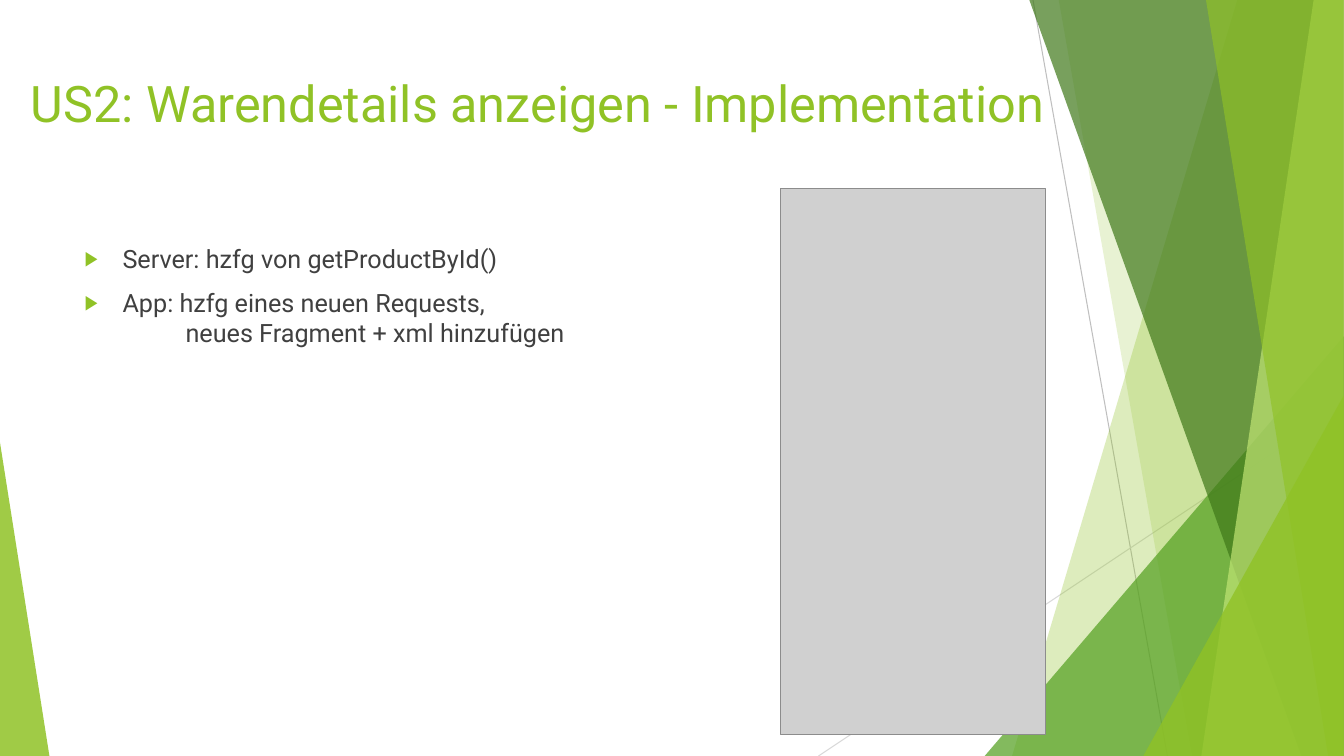
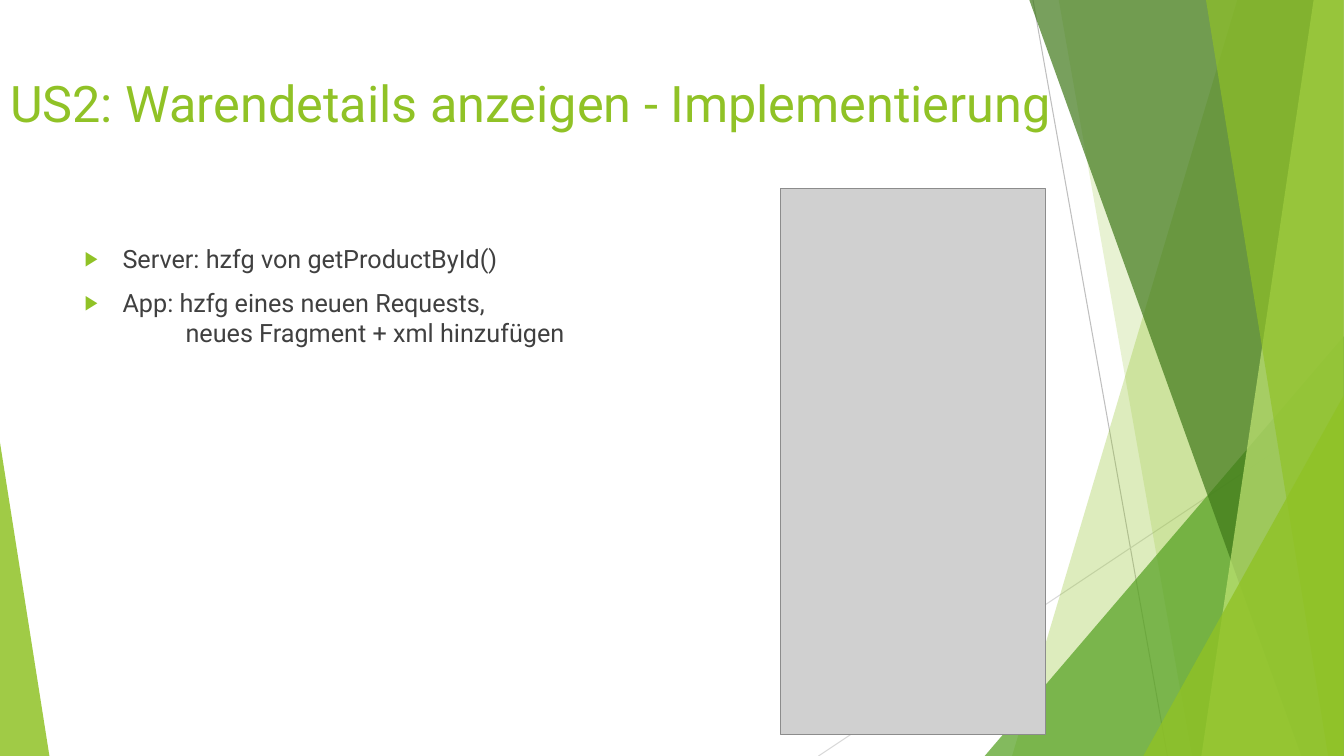
Before and after one commit to Grisdoff/Planet.Shop, a slide deck: slide 9 of Organisatorisches/Presentations/Presentation_WS.pptx (slide 8 before the commit). Drawn at 1344x756 pixels with LibreOffice and Linux fonts; fonts in the diff are those of the drawing; grey boxes stand for pictures. Boxes give left, top, right and bottom in pixels: in the first picture for what was removed or moved away, otherwise in the second. Text is boxed around its words. In the diff, an @@ line names an element or a change of style, - is before the commit and + after.

```diff
--- a/Organisatorisches/Presentations/Presentation_WS.pptx
+++ b/Organisatorisches/Presentations/Presentation_WS.pptx
@@ title at (x1=10, y1=76, x2=1050, y2=133): text changed @@
-US2: Warendetails anzeigen - Implementation
+US2: Warendetails anzeigen - Implementierung
```
Also in this commit, not shown: 7 other slides changed, 3 slides added, 1 slide removed.
